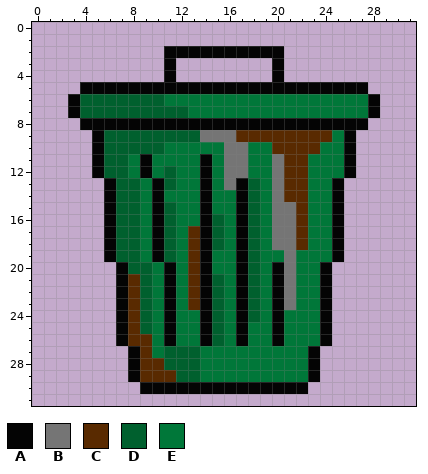
File history of a pixel-art sprite, public/literallyuseless.png. The picture above was drawn from the file before the commit.
The file is 32x32 pixels. Colours within 5 levels of each other are drawn and written as one.
Palette (. is transparent): A #040404  B #757575  C #592a00  D #00602e  E #007739
Pixels before, first column x 3:
 2 ........AAAAAAAAAA........
 3 ........A........A........
 4 ........A........A........
 5 .AAAAAAAAAAAAAAAAAAAAAAAA.
 6 ADDDDDDDEEEEEEEEEEEEEEEEEA
 7 ADDDDDDDDDEEEEEEEEEEEEEEEA
 8 .AAAAAAAAAAAAAAAAAAAAAAAA.
 9 ..ADDDDDDDDBBBCCCCCCCCEA..
10 ..ADDDDDEEEEEBBEECCCCEEA..
11 ..ADDEAEEEEAEBBEEBCCEEEA..
12 ..ADDEAEDEEAEBBEEBCCEEEA..
13 ...ADDEADEEAEBADEBCCEEA...
14 ...ADDEAEEEAEEADEBCCEEA...
15 ...ADDEADEEAEEADEBBCEEA...
16 ...ADDEADEEADEADEBBCEEA...
17 ...ADDEADECADEADEBBCEEA...
18 ...ADDEADECADEADEBBCEEA...
19 ...ADDEADECAEEADEEBEEEA...
20 ....ADDEAECAEEADEABEEA....
21 ....ACDEAECADEADEABEEA....
22 ....ACDEAECADEADEABEEA....
23 ....ACDEAECADEADEABEEA....
24 ....ACDEAEEADEADEAEEEA....
25 ....ACDEAEEADEAEEAEEEA....
26 ....ACCEAEEADEAEEAEEEA....
27 .....ACEDDDEEEEEEEEEA.....
28 .....ACCDDDEEEEEEEEEA.....
29 .....ACCCDDEEEEEEEEEA.....
30 ......AAAAAAAAAAAAAA......
The same view after the edit:
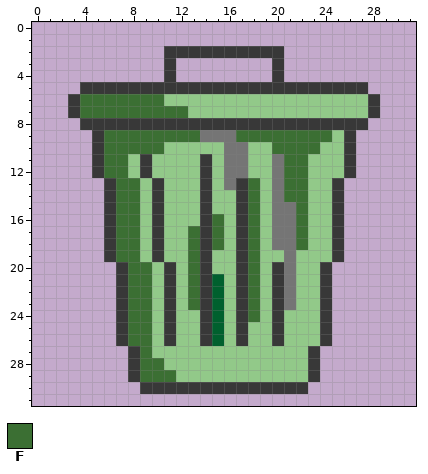
Colours new in this view: F #3b6f33
Change:
{"colour":"A","old":"#040404","new":"#383838"}
{"colour":"E","old":"#007739","new":"#92c989"}
{"y":6,"x":4,"old":"DDDDDDD","new":"FFFFFFF"}
{"y":7,"x":4,"old":"DDDDDDDDD","new":"FFFFFFFFF"}
{"y":9,"x":6,"old":"DDDDDDDD","new":"FFFFFFFF"}
{"y":9,"x":17,"old":"CCCCCCCC","new":"FFFFFFFF"}
{"y":10,"x":6,"old":"DDDDD","new":"FFFFF"}
{"y":10,"x":20,"old":"CCCC","new":"FFFF"}
{"y":11,"x":6,"old":"DD","new":"FF"}
{"y":11,"x":21,"old":"CC","new":"FF"}
{"y":12,"x":6,"old":"DD","new":"FF"}
{"y":12,"x":11,"old":"D","new":"E"}
{"y":12,"x":21,"old":"CC","new":"FF"}
{"y":13,"x":7,"old":"DD","new":"FF"}
{"y":13,"x":11,"old":"D","new":"E"}
{"y":13,"x":18,"old":"D","new":"F"}
{"y":13,"x":21,"old":"CC","new":"FF"}
{"y":14,"x":7,"old":"DD","new":"FF"}
{"y":14,"x":18,"old":"D","new":"F"}
{"y":14,"x":21,"old":"CC","new":"FF"}
{"y":15,"x":7,"old":"DD","new":"FF"}
{"y":15,"x":11,"old":"D","new":"E"}
{"y":15,"x":18,"old":"D","new":"F"}
{"y":15,"x":22,"old":"C","new":"F"}
{"y":16,"x":7,"old":"DD","new":"FF"}
{"y":16,"x":11,"old":"D","new":"E"}
{"y":16,"x":15,"old":"D","new":"F"}
{"y":16,"x":18,"old":"D","new":"F"}
{"y":16,"x":22,"old":"C","new":"F"}
{"y":17,"x":7,"old":"DD","new":"FF"}
{"y":17,"x":11,"old":"D","new":"E"}
{"y":17,"x":13,"old":"C","new":"F"}
{"y":17,"x":15,"old":"D","new":"F"}
{"y":17,"x":18,"old":"D","new":"F"}
{"y":17,"x":22,"old":"C","new":"F"}
{"y":18,"x":7,"old":"DD","new":"FF"}
{"y":18,"x":11,"old":"D","new":"E"}
{"y":18,"x":13,"old":"C","new":"F"}
{"y":18,"x":15,"old":"D","new":"F"}
{"y":18,"x":18,"old":"D","new":"F"}
{"y":18,"x":22,"old":"C","new":"F"}
{"y":19,"x":7,"old":"DD","new":"FF"}
{"y":19,"x":11,"old":"D","new":"E"}
{"y":19,"x":13,"old":"C","new":"F"}
{"y":19,"x":18,"old":"D","new":"F"}
{"y":20,"x":8,"old":"DD","new":"FF"}
{"y":20,"x":13,"old":"C","new":"F"}
{"y":20,"x":18,"old":"D","new":"F"}
{"y":21,"x":8,"old":"CD","new":"FF"}
{"y":21,"x":13,"old":"C","new":"F"}
{"y":21,"x":18,"old":"D","new":"F"}
{"y":22,"x":8,"old":"CD","new":"FF"}
{"y":22,"x":13,"old":"C","new":"F"}
{"y":22,"x":18,"old":"D","new":"F"}
{"y":23,"x":8,"old":"CD","new":"FF"}
{"y":23,"x":13,"old":"C","new":"F"}
{"y":23,"x":18,"old":"D","new":"F"}
{"y":24,"x":8,"old":"CD","new":"FF"}
{"y":24,"x":18,"old":"D","new":"F"}
{"y":25,"x":8,"old":"CD","new":"FF"}
{"y":26,"x":8,"old":"CC","new":"FF"}
{"y":27,"x":9,"old":"C","new":"F"}
{"y":27,"x":11,"old":"DDD","new":"EEE"}
{"y":28,"x":9,"old":"CCDDD","new":"FFEEE"}
{"y":29,"x":9,"old":"CCCDD","new":"FFFEE"}
